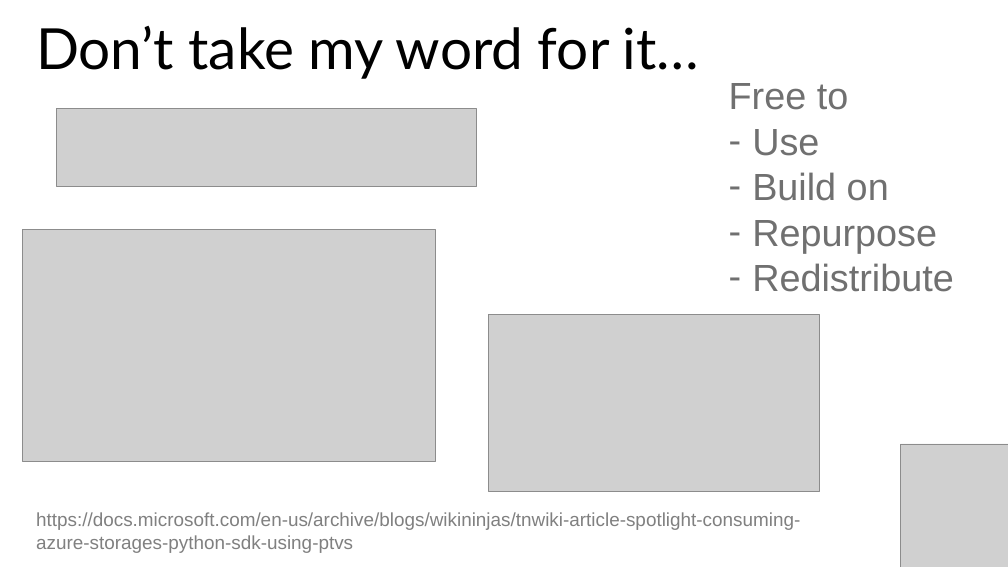
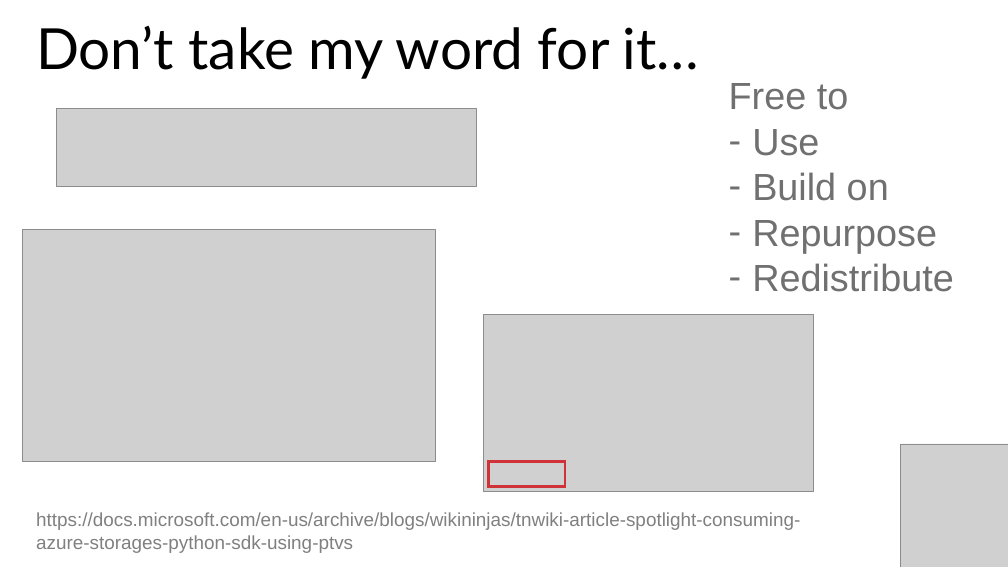
Before and after one commit to stringfestdata/london-excel, a slide deck: slide 8 of advancing-into-analytics-london-meetup.pptx. Drawn at 1008x567 pixels with LibreOffice and Linux fonts; fonts in the diff are those of the drawing; grey boxes stand for pictures. Boxes give left, top, right and bottom in pixels: in the first picture for what was removed or moved away, otherwise in the second. Text is boxed around its words. In the diff, an @@ line names an element or a change of style, - is before the commit and + after.

```diff
--- a/advancing-into-analytics-london-meetup.pptx
+++ b/advancing-into-analytics-london-meetup.pptx
@@ picture: place and size @@
-picture at <box>488,315,819,492</box>
+picture at <box>483,315,814,492</box>
@@ rectangle added at <box>488,461,565,486</box>, outline #CF3338 2.25 pt @@
```
Also in this commit, not shown: 2 other slides changed, 16 other files.
